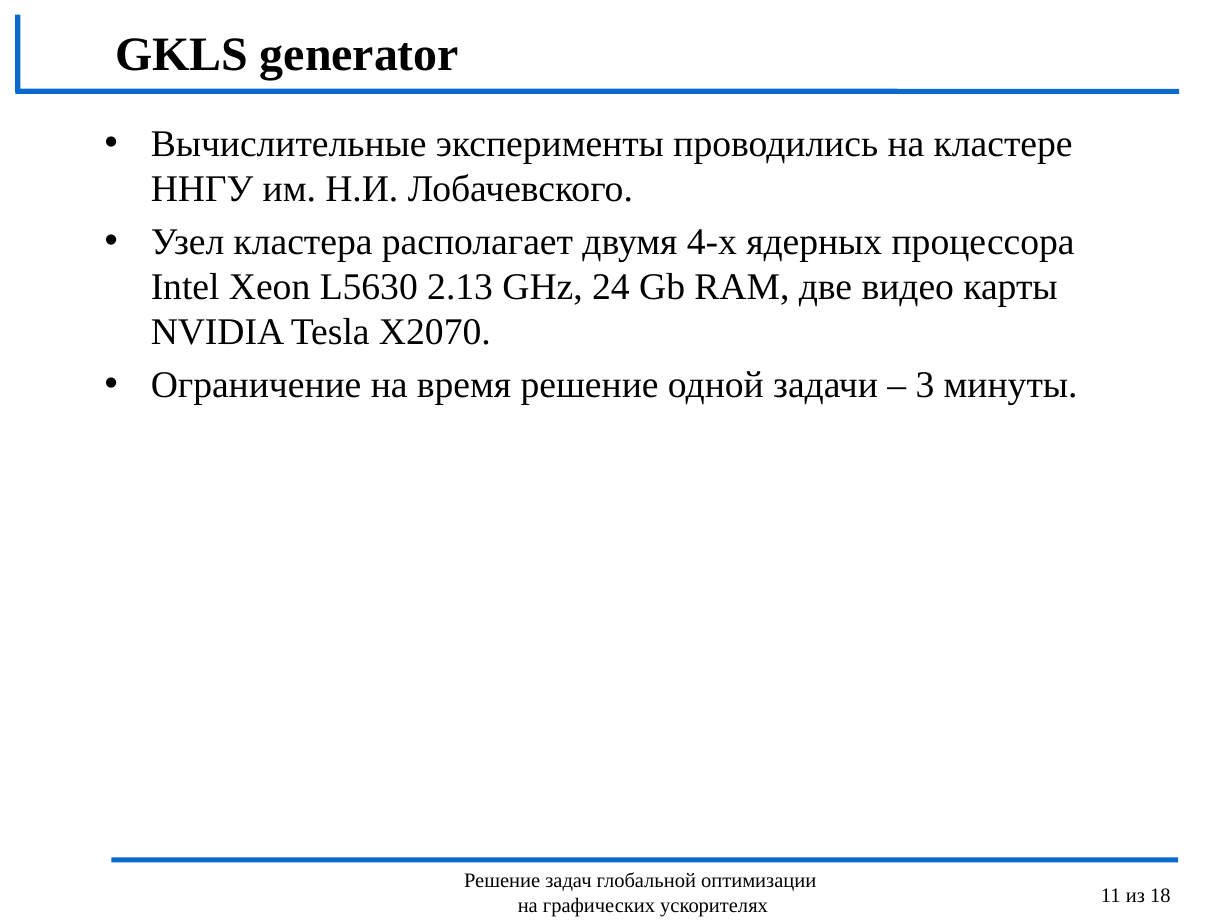
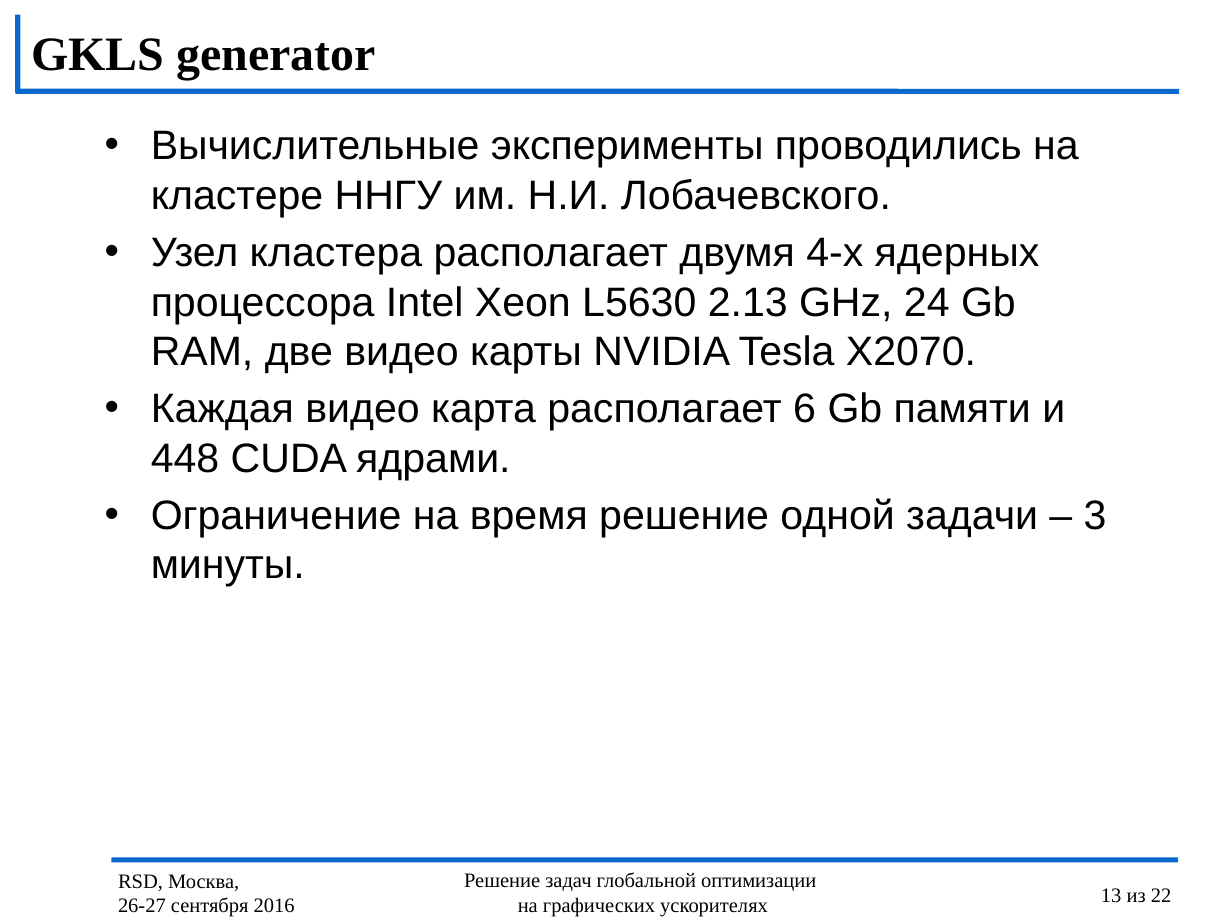
Before and after one commit to kabarkalov/GlobOptPapers, a slide deck: slide 13 of 2016/RSD/RSD_Lebedev.pptx (slide 11 before the commit). Drawn at 1232x924 pixels with LibreOffice and Linux fonts; fonts in the diff are those of the drawing; background and template pictures are left out. Boxes give left, top, right and bottom in pixels: in the first picture for what was removed or moved away, otherwise in the second. Text is boxed around its words. In the diff, an @@ line names an element or a change of style, - is before the commit and + after.

```diff
--- a/2016/RSD/RSD_Lebedev.pptx
+++ b/2016/RSD/RSD_Lebedev.pptx
@@ title "GKLS generator": place and size @@
-title "GKLS generator" at (115, 38, 459, 80)
+title "GKLS generator" at (32, 38, 375, 80)
@@ text at (151, 130, 1107, 587): size 22 to 24 pt, font Times New Roman to Arial in "Вычислительные эксперименты проводились на кластере ННГУ им. ...", "Узел кластера располагает двумя 4-х ядерных процессора ...", "Ограничение на время решение одной задачи – ..." @@
@@ text at (151, 392, 1065, 480): paragraph added @@
+• Каждая видео карта располагает 6 Gb памяти и 448 CUDA ядрами.
@@ text added at (118, 874, 295, 917), 12 pt, text #000000 @@
+RSD, Москва,
+26-27 сентября 2016
@@ page number at (1101, 888, 1172, 903): text changed @@
-11 из 18
+13 из 22
```
Also in this commit, not shown: 17 other slides changed, 4 slides added.
